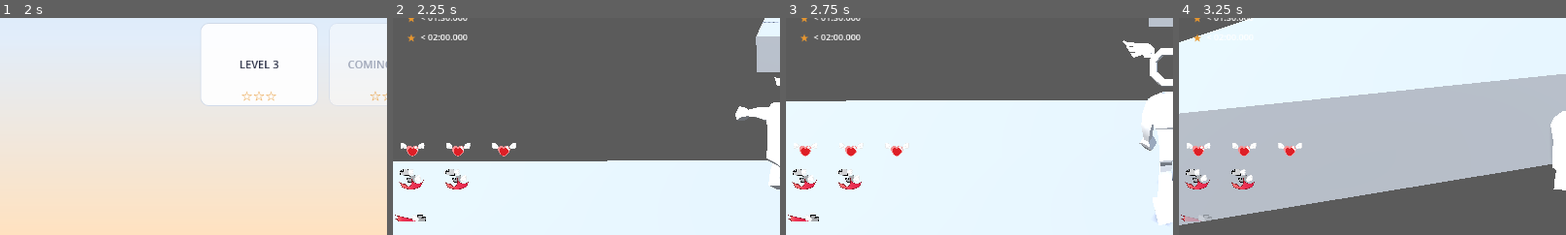
Above: before the commit, frames 1-4 (left to right).
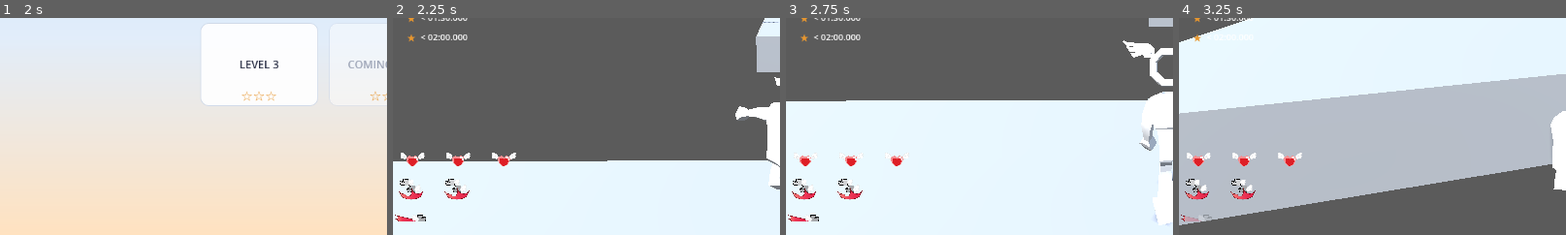
Above: after the commit, the same moments.

Repository: jpvds1/DDJD
Game: Godot game, scene res://scenes/game_controller.tscn
The game is run twice, just before and just after one commit, with the same random seed, the same clock (stepped at 60 frames per second) and the same inputs. A sky picture missing from this copy of the repository is replaced by a grey-blue gradient. Sound files missing from this copy of the repository are replaced by a short silence.
Inputs (mouse positions are % of the whole screen's width and height, from its top left):
- Up to frame 1 (2 s): click "Continue as Guest" at 0.5 s; click "Play" at 1.25 s
- Up to frame 2 (2.25 s): click "LEVEL 1" at 2 s
- Up to frame 3 (2.75 s): no input
- Up to frame 4 (3.25 s): tap Enter at 2.75 s; move the mouse to (55, 50) at 2.77 s; hold W (move_forwards) from 2.78 s (still down); tap Q (dash) at 2.85 s; tap Space (jump) at 3.02, 3.05 s
The pictures show only the part of the screen within x 0-50%, y 50-100%; the shares and areas given below are measured in that part.

Frame 1 is identical in both runs. In frame 2, 2.0% of the frame differs, in the area x 1-32%, y 57-84%; in frame 3, 1.5%; in frame 4, 2.2%.

Commit message:
fix: icons

Diff:
--- a/platformer-game/scenes/ui/main_UI.tscn
+++ b/platformer-game/scenes/ui/main_UI.tscn
@@ -36,21 +36,24 @@
 layout_mode = 2
 theme_override_constants/separation = 8
 
-[node name="JumpsContainer" type="HBoxContainer" parent="HUD/RootMargin/MainVBox" unique_id=1496545924]
+[node name="AbilityVBox" type="VBoxContainer" parent="HUD/RootMargin/MainVBox" unique_id=1496545923]
+layout_mode = 2
+
+[node name="JumpsContainer" type="HBoxContainer" parent="HUD/RootMargin/MainVBox/AbilityVBox" unique_id=1496545924]
 layout_mode = 2
 theme_override_constants/separation = 10
 
-[node name="DashRow" type="Control" parent="HUD/RootMargin/MainVBox" unique_id=1522602988]
+[node name="DashRow" type="Control" parent="HUD/RootMargin/MainVBox/AbilityVBox" unique_id=1522602988]
 custom_minimum_size = Vector2(240, 64)
 layout_mode = 2
 
-[node name="DashBackground" type="ColorRect" parent="HUD/RootMargin/MainVBox/DashRow" unique_id=2104685644]
+[node name="DashBackground" type="ColorRect" parent="HUD/RootMargin/MainVBox/AbilityVBox/DashRow" unique_id=2104685644]
 layout_mode = 0
 offset_right = 240.0
 offset_bottom = 24.0
 color = Color(0.22, 0.22, 0.22, 1)
 
-[node name="DashFill" type="ColorRect" parent="HUD/RootMargin/MainVBox/DashRow" unique_id=219684222]
+[node name="DashFill" type="ColorRect" parent="HUD/RootMargin/MainVBox/AbilityVBox/DashRow" unique_id=219684222]
 layout_mode = 0
 offset_right = 240.0
 offset_bottom = 24.0
--- a/platformer-game/scripts/ui/main_UI.gd
+++ b/platformer-game/scripts/ui/main_UI.gd
@@ -14,9 +14,9 @@
 
 # HUD
 @onready var lives_container: HBoxContainer = $HUD/RootMargin/MainVBox/LivesContainer
-@onready var jumps_container: HBoxContainer = $HUD/RootMargin/MainVBox/JumpsContainer
-
-@onready var dash_row: Control = $HUD/RootMargin/MainVBox/DashRow
+@onready var jumps_container: HBoxContainer = $HUD/RootMargin/MainVBox/AbilityVBox/JumpsContainer
+
+@onready var dash_row: Control = $HUD/RootMargin/MainVBox/AbilityVBox/DashRow
 
 @onready var message_label: Label = $HUD/MessageTop/MessageCenter/MessageLabel
 @onready var timer_label: Label = $HUD/TimerMargin/TimerLabel
@@ -135,6 +135,7 @@
 	lives_container.add_theme_constant_override("separation", -60)
 	jumps_container.add_theme_constant_override("separation", -60)
 	$HUD/RootMargin/MainVBox.add_theme_constant_override("separation", -80)
+	$HUD/RootMargin/MainVBox/AbilityVBox.add_theme_constant_override("separation", -95)
 	$HUD/RootMargin.add_theme_constant_override("margin_left", -35)
 
 	if level and level.has_method("is_endless"):
